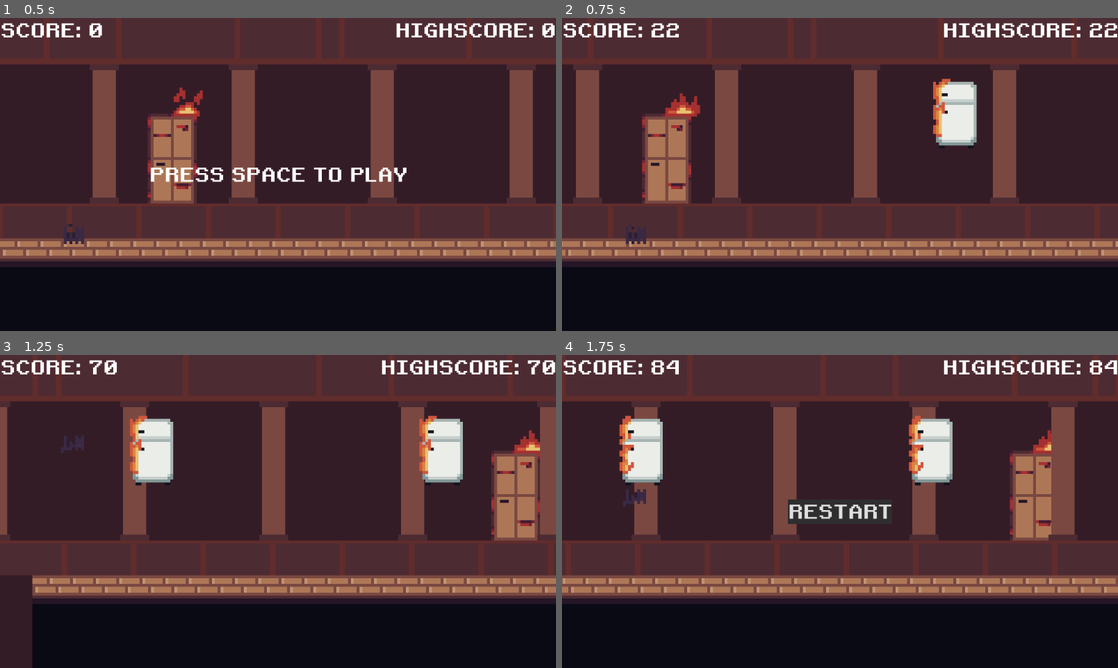
Above: before the commit, frames 1-4 (two rows, left to right).
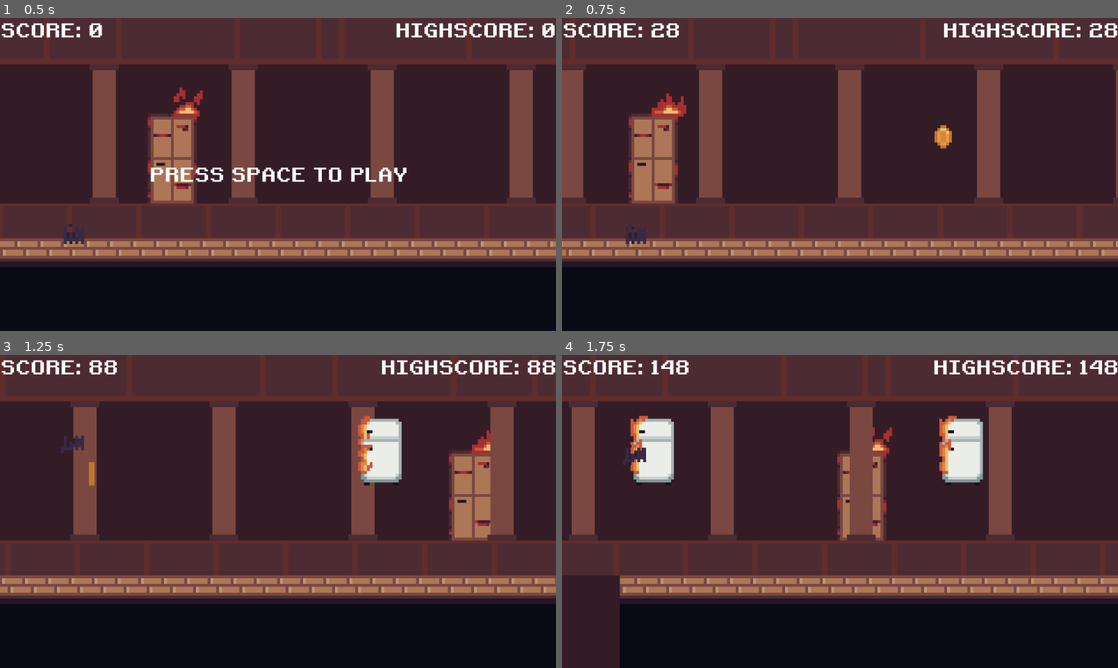
Above: after the commit, the same moments.

Repository: kurushimee/run-for-it
Game: Godot game, scene res://scenes/main.tscn
Same seed, same stepped clock (60 frames per second), same inputs: the game is played once before the commit and once after it.
Inputs:
- Up to frame 1 (0.5 s): no input
- Up to frame 2 (0.75 s): tap Space (jump) at 0.5 s
- Up to frame 3 (1.25 s): tap Space (jump) at 0.77 s
- Up to frame 4 (1.75 s): tap Space (jump) at 1.52 s

Frame 1 is identical in both runs. In frame 2, 15% of the frame differs, in the area x 0-100%, y 2-76%; in frame 3, 24%; in frame 4, 26%, in the area x 0-100%, y 1-100%.

Commit message:
Add coins

Diff:
--- a/default_bus_layout.tres
+++ b/default_bus_layout.tres
@@ -7,3 +7,9 @@
 bus/1/bypass_fx = false
 bus/1/volume_db = -15.1981
 bus/1/send = &"Master"
+bus/2/name = &"SFX"
+bus/2/solo = false
+bus/2/mute = false
+bus/2/bypass_fx = false
+bus/2/volume_db = 0.0
+bus/2/send = &"Master"
--- a/scenes/main.tscn
+++ b/scenes/main.tscn
@@ -1,17 +1,18 @@
-[gd_scene load_steps=9 format=3 uid="uid://c46u56kn4ir4y"]
+[gd_scene load_steps=10 format=3 uid="uid://c46u56kn4ir4y"]
 
 [ext_resource type="PackedScene" uid="uid://ce4x3xa1n7wsx" path="res://scenes/background.tscn" id="1_6icab"]
 [ext_resource type="PackedScene" uid="uid://c6kuvrcrxl2sr" path="res://scenes/ground.tscn" id="1_7x73t"]
 [ext_resource type="Script" path="res://scripts/main.gd" id="1_dejiq"]
 [ext_resource type="PackedScene" uid="uid://w3a6bldv8nuf" path="res://scenes/objects/fridge.tscn" id="2_3ln0l"]
 [ext_resource type="PackedScene" uid="uid://dfcsh5b7ftcru" path="res://scenes/player.tscn" id="2_rrhh7"]
+[ext_resource type="PackedScene" uid="uid://cmoxx3oim36xs" path="res://scenes/objects/coin.tscn" id="3_56a6i"]
 [ext_resource type="PackedScene" uid="uid://b2ygwns5dr211" path="res://scenes/ui/hud.tscn" id="5_mo7pu"]
 [ext_resource type="PackedScene" uid="uid://bxnp1o7kn7eyn" path="res://scenes/ui/game_over.tscn" id="7_1koxl"]
 [ext_resource type="PackedScene" uid="uid://c0waeo1kbmicg" path="res://scenes/ui/running_music.tscn" id="8_i004v"]
 
 [node name="Main" type="Node"]
 script = ExtResource("1_dejiq")
-available_obstacles = Array[PackedScene]([ExtResource("2_3ln0l")])
+available_obstacles = Array[PackedScene]([ExtResource("2_3ln0l"), ExtResource("3_56a6i")])
 
 [node name="Background" parent="." instance=ExtResource("1_6icab")]
 
--- /dev/null
+++ b/scenes/objects/coin.tscn
@@ -0,0 +1,128 @@
+[gd_scene load_steps=14 format=3 uid="uid://cmoxx3oim36xs"]
+
+[ext_resource type="Script" path="res://scripts/items/coin.gd" id="1_xhfd4"]
+[ext_resource type="Texture2D" uid="uid://bl8utxdotvswc" path="res://assets/sprites/powerups/coin.png" id="2_4pv46"]
+[ext_resource type="AudioStream" uid="uid://cvmmnn6jal01n" path="res://assets/audio/sfx/pickup-coin.wav" id="3_7f616"]
+[ext_resource type="FontFile" uid="uid://s15272omc2m3" path="res://assets/fonts/retro.ttf" id="4_keig4"]
+
+[sub_resource type="AtlasTexture" id="AtlasTexture_gvyjs"]
+atlas = ExtResource("2_4pv46")
+region = Rect2(0, 0, 8, 8)
+
+[sub_resource type="AtlasTexture" id="AtlasTexture_20jnv"]
+atlas = ExtResource("2_4pv46")
+region = Rect2(8, 0, 8, 8)
+
+[sub_resource type="AtlasTexture" id="AtlasTexture_8v72t"]
+atlas = ExtResource("2_4pv46")
+region = Rect2(16, 0, 8, 8)
+
+[sub_resource type="AtlasTexture" id="AtlasTexture_gscc5"]
+atlas = ExtResource("2_4pv46")
+region = Rect2(24, 0, 8, 8)
+
+[sub_resource type="SpriteFrames" id="SpriteFrames_k6yha"]
+animations = [{
+"frames": [{
+"duration": 1.0,
+"texture": SubResource("AtlasTexture_gvyjs")
+}, {
+"duration": 1.0,
+"texture": SubResource("AtlasTexture_20jnv")
+}, {
+"duration": 1.0,
+"texture": SubResource("AtlasTexture_8v72t")
+}, {
+"duration": 1.0,
+"texture": SubResource("AtlasTexture_gscc5")
+}, {
+"duration": 1.0,
+"texture": SubResource("AtlasTexture_8v72t")
+}, {
+"duration": 1.0,
+"texture": SubResource("AtlasTexture_20jnv")
+}, {
+"duration": 1.0,
+"texture": SubResource("AtlasTexture_gvyjs")
+}],
+"loop": true,
+"name": &"flip",
+"speed": 5.0
+}]
+
+[sub_resource type="RectangleShape2D" id="RectangleShape2D_tiug0"]
+size = Vector2(10, 10)
+
+[sub_resource type="Animation" id="Animation_ahrgs"]
+resource_name = "fade"
+tracks/0/type = "value"
+tracks/0/imported = false
+tracks/0/enabled = true
+tracks/0/path = NodePath("AmountEarned:position")
+tracks/0/interp = 1
+tracks/0/loop_wrap = true
+tracks/0/keys = {
+"times": PackedFloat32Array(0, 1),
+"transitions": PackedFloat32Array(1, 1),
+"update": 0,
+"values": [Vector2(0, -114), Vector2(500, -125)]
+}
+
+[sub_resource type="Animation" id="Animation_1hkg2"]
+length = 0.001
+tracks/0/type = "value"
+tracks/0/imported = false
+tracks/0/enabled = true
+tracks/0/path = NodePath("AmountEarned:position")
+tracks/0/interp = 1
+tracks/0/loop_wrap = true
+tracks/0/keys = {
+"times": PackedFloat32Array(0),
+"transitions": PackedFloat32Array(1),
+"update": 0,
+"values": [Vector2(0, -114)]
+}
+
+[sub_resource type="AnimationLibrary" id="AnimationLibrary_jm8ko"]
+_data = {
+"RESET": SubResource("Animation_1hkg2"),
+"fade": SubResource("Animation_ahrgs")
+}
+
+[node name="Coin" type="Area2D"]
+script = ExtResource("1_xhfd4")
+
+[node name="AnimatedSprite2D" type="AnimatedSprite2D" parent="."]
+scale = Vector2(6, 6)
+sprite_frames = SubResource("SpriteFrames_k6yha")
+animation = &"flip"
+autoplay = "flip"
+
+[node name="Sprite2D" type="Sprite2D" parent="."]
+visible = false
+scale = Vector2(6, 6)
+texture = ExtResource("2_4pv46")
+region_enabled = true
+region_rect = Rect2(0, 0, 8, 8)
+
+[node name="CollisionShape2D" type="CollisionShape2D" parent="."]
+scale = Vector2(6, 6)
+shape = SubResource("RectangleShape2D_tiug0")
+
+[node name="PickupSound" type="AudioStreamPlayer2D" parent="."]
+stream = ExtResource("3_7f616")
+bus = &"SFX"
+
+[node name="AmountEarned" type="Label" parent="."]
+visible = false
+offset_top = -114.0
+offset_right = 180.0
+offset_bottom = -30.0
+theme_override_fonts/font = ExtResource("4_keig4")
+theme_override_font_sizes/font_size = 44
+text = "+100"
+
+[node name="AnimationPlayer" type="AnimationPlayer" parent="."]
+libraries = {
+"": SubResource("AnimationLibrary_jm8ko")
+}
--- a/scenes/objects/fridge.tscn
+++ b/scenes/objects/fridge.tscn
@@ -1,52 +1,49 @@
-[gd_scene load_steps=7 format=3 uid="uid://w3a6bldv8nuf"]
+[gd_scene load_steps=9 format=3 uid="uid://w3a6bldv8nuf"]
 
+[ext_resource type="Script" path="res://scripts/items/obstacle.gd" id="1_f8dmj"]
 [ext_resource type="Texture2D" uid="uid://ka1wfn3ooco1" path="res://assets/sprites/obstacles/fridge.png" id="1_i3ty4"]
+[ext_resource type="PackedScene" uid="uid://yo4sexddq263" path="res://scenes/ui/random_fire.tscn" id="2_8otl6"]
 
-[sub_resource type="AtlasTexture" id="AtlasTexture_7nb8j"]
+[sub_resource type="AtlasTexture" id="AtlasTexture_2dfct"]
 atlas = ExtResource("1_i3ty4")
 region = Rect2(0, 0, 16, 24)
 
-[sub_resource type="AtlasTexture" id="AtlasTexture_pdx3y"]
+[sub_resource type="AtlasTexture" id="AtlasTexture_uq4fw"]
 atlas = ExtResource("1_i3ty4")
 region = Rect2(16, 0, 16, 24)
 
-[sub_resource type="AtlasTexture" id="AtlasTexture_l5idw"]
+[sub_resource type="AtlasTexture" id="AtlasTexture_3lnkx"]
 atlas = ExtResource("1_i3ty4")
 region = Rect2(32, 0, 16, 24)
 
-[sub_resource type="SpriteFrames" id="SpriteFrames_amvc1"]
+[sub_resource type="SpriteFrames" id="SpriteFrames_ts0r4"]
 animations = [{
 "frames": [{
 "duration": 1.0,
-"texture": SubResource("AtlasTexture_7nb8j")
+"texture": SubResource("AtlasTexture_2dfct")
 }, {
 "duration": 1.0,
-"texture": SubResource("AtlasTexture_pdx3y")
+"texture": SubResource("AtlasTexture_uq4fw")
 }, {
 "duration": 1.0,
-"texture": SubResource("AtlasTexture_l5idw")
+"texture": SubResource("AtlasTexture_3lnkx")
 }],
 "loop": true,
-"name": &"burning",
+"name": &"burn",
 "speed": 5.0
 }]
 
-[sub_resource type="RectangleShape2D" id="RectangleShape2D_0kpe7"]
+[sub_resource type="RectangleShape2D" id="RectangleShape2D_7vojj"]
 size = Vector2(84, 138)
 
 [node name="Fridge" type="Area2D"]
+script = ExtResource("1_f8dmj")
 
 [node name="AnimatedSprite2D" type="AnimatedSprite2D" parent="."]
 scale = Vector2(6, 6)
-sprite_frames = SubResource("SpriteFrames_amvc1")
-animation = &"burning"
-autoplay = "burning"
-frame = 2
-frame_progress = 0.835793
-
-[node name="CollisionShape2D" type="CollisionShape2D" parent="."]
-position = Vector2(0, 3)
-shape = SubResource("RectangleShape2D_0kpe7")
+sprite_frames = SubResource("SpriteFrames_ts0r4")
+animation = &"burn"
+autoplay = "burn"
 
 [node name="Sprite2D" type="Sprite2D" parent="."]
 visible = false
@@ -54,3 +51,9 @@
 texture = ExtResource("1_i3ty4")
 region_enabled = true
 region_rect = Rect2(0, 0, 16, 24)
+
+[node name="CollisionShape2D" type="CollisionShape2D" parent="."]
+position = Vector2(0, 3)
+shape = SubResource("RectangleShape2D_7vojj")
+
+[node name="RandomFire" parent="." instance=ExtResource("2_8otl6")]
--- a/scenes/player.tscn
+++ b/scenes/player.tscn
@@ -119,4 +119,5 @@
 
 [node name="JumpSound" type="AudioStreamPlayer" parent="."]
 stream = ExtResource("5_puxub")
-volume_db = -25.0
+volume_db = -20.0
+bus = &"SFX"
--- a/scenes/ui/game_over.tscn
+++ b/scenes/ui/game_over.tscn
@@ -11,10 +11,49 @@
 [sub_resource type="StyleBoxFlat" id="StyleBoxFlat_mc5sx"]
 bg_color = Color(0.473976, 0.473976, 0.473976, 1)
 
+[sub_resource type="Animation" id="Animation_j72ln"]
+resource_name = "float"
+length = 0.5
+loop_mode = 2
+tracks/0/type = "value"
+tracks/0/imported = false
+tracks/0/enabled = true
+tracks/0/path = NodePath(".:position")
+tracks/0/interp = 1
+tracks/0/loop_wrap = true
+tracks/0/keys = {
+"times": PackedFloat32Array(0, 0.5),
+"transitions": PackedFloat32Array(1, -2),
+"update": 0,
+"values": [Vector2(0, 548), Vector2(0, 545)]
+}
+
+[sub_resource type="Animation" id="Animation_4qnw6"]
+length = 0.001
+tracks/0/type = "value"
+tracks/0/imported = false
+tracks/0/enabled = true
+tracks/0/path = NodePath(".:position")
+tracks/0/interp = 1
+tracks/0/loop_wrap = true
+tracks/0/keys = {
+"times": PackedFloat32Array(0),
+"transitions": PackedFloat32Array(1),
+"update": 0,
+"values": [Vector2(542, 548)]
+}
+
+[sub_resource type="AnimationLibrary" id="AnimationLibrary_xbulx"]
+_data = {
+"RESET": SubResource("Animation_4qnw6"),
+"float": SubResource("Animation_j72ln")
+}
+
 [node name="GameOver" type="CanvasLayer"]
 process_mode = 2
 
 [node name="Button" type="Button" parent="."]
+custom_minimum_size = Vector2(250, 60)
 anchors_preset = 8
 anchor_left = 0.5
 anchor_top = 0.5
@@ -27,8 +66,52 @@
 grow_horizontal = 2
 grow_vertical = 2
 theme_override_fonts/font = ExtResource("1_c1gf1")
-theme_override_font_sizes/font_size = 40
+theme_override_font_sizes/font_size = 44
 theme_override_styles/normal = SubResource("StyleBoxFlat_tb12c")
 theme_override_styles/hover = SubResource("StyleBoxFlat_xap13")
 theme_override_styles/pressed = SubResource("StyleBoxFlat_mc5sx")
 text = "RESTART"
+
+[node name="Earned" type="Label" parent="."]
+anchors_preset = 14
+anchor_top = 0.5
+anchor_right = 1.0
+anchor_bottom = 0.5
+offset_top = -124.0
+offset_bottom = -40.0
+grow_horizontal = 2
+grow_vertical = 2
+theme_override_colors/font_color = Color(1, 0.787474, 0.356183, 1)
+theme_override_colors/font_shadow_color = Color(1, 0.611765, 0, 1)
+theme_override_constants/shadow_outline_size = 4
+theme_override_fonts/font = ExtResource("1_c1gf1")
+theme_override_font_sizes/font_size = 66
+text = "+100$"
+horizontal_alignment = 1
+vertical_alignment = 1
+
+[node name="Money" type="Label" parent="."]
+anchors_preset = 7
+anchor_left = 0.5
+anchor_top = 1.0
+anchor_right = 0.5
+anchor_bottom = 1.0
+offset_left = 542.0
+offset_top = 548.0
+offset_right = 1694.0
+offset_bottom = 604.0
+grow_horizontal = 2
+grow_vertical = 0
+size_flags_horizontal = 4
+theme_override_colors/font_color = Color(1.44392e-06, 0.848658, 0.380239, 1)
+theme_override_fonts/font = ExtResource("1_c1gf1")
+theme_override_font_sizes/font_size = 44
+text = "0$"
+horizontal_alignment = 1
+vertical_alignment = 1
+
+[node name="AnimationPlayer" type="AnimationPlayer" parent="Money"]
+libraries = {
+"": SubResource("AnimationLibrary_xbulx")
+}
+autoplay = "float"
--- /dev/null
+++ b/scenes/ui/random_fire.tscn
@@ -0,0 +1,27 @@
+[gd_scene load_steps=6 format=3 uid="uid://yo4sexddq263"]
+
+[ext_resource type="AudioStream" uid="uid://d332ipwc0mjh5" path="res://assets/audio/sfx/fire/burning-wood-2.wav" id="1_4jokk"]
+[ext_resource type="AudioStream" uid="uid://cunbfle74syrn" path="res://assets/audio/sfx/fire/fireburn.wav" id="2_kabrm"]
+[ext_resource type="AudioStream" uid="uid://b7tyxrgr7wqyv" path="res://assets/audio/sfx/fire/newspaper-burning.wav" id="3_26wko"]
+[ext_resource type="AudioStream" uid="uid://bjspeju061upm" path="res://assets/audio/sfx/fire/fireplace-burning.wav" id="4_ovm8g"]
+
+[sub_resource type="AudioStreamRandomizer" id="AudioStreamRandomizer_l7aji"]
+playback_mode = 1
+random_pitch = 5.0
+random_volume_offset_db = 5.0
+streams_count = 4
+stream_0/stream = ExtResource("1_4jokk")
+stream_0/weight = 1.0
+stream_1/stream = ExtResource("2_kabrm")
+stream_1/weight = 1.0
+stream_2/stream = ExtResource("3_26wko")
+stream_2/weight = 1.0
+stream_3/stream = ExtResource("4_ovm8g")
+stream_3/weight = 1.0
+
+[node name="RandomFire" type="AudioStreamPlayer2D"]
+stream = SubResource("AudioStreamRandomizer_l7aji")
+volume_db = -5.0
+autoplay = true
+max_distance = 1000.0
+bus = &"SFX"
--- /dev/null
+++ b/scripts/game_manager.gd
@@ -0,0 +1,3 @@
+extends Node
+
+signal game_ended
--- /dev/null
+++ b/scripts/items/coin.gd
@@ -0,0 +1,17 @@
+class_name Coin
+
+extends Item
+
+
+func interact() -> void:
+	$PickupSound.play()
+	$AnimatedSprite2D.hide()
+	$AnimationPlayer.play("fade")
+
+	var earned: int = randi_range(10, 40) * (main.speed / main.START_SPEED)
+	main.earned += earned
+
+	$AmountEarned.position.x += randi_range(-10, 10)
+	$AmountEarned.position.y += randi_range(-10, 10)
+	$AmountEarned.text = "+" + str(earned)
+	$AmountEarned.show()
--- /dev/null
+++ b/scripts/items/item.gd
@@ -0,0 +1,21 @@
+class_name Item
+
+extends Area2D
+
+var main: Node
+
+
+# Called when player enters item's collider
+func on_hit(body: Object) -> void:
+	if body.name == "Player":
+		interact()
+
+
+# Removes the item
+func remove() -> void:
+	main.remove_obstacle(self)
+
+
+# Custom item functionality on player collision
+func interact() -> void:
+	pass
--- /dev/null
+++ b/scripts/items/obstacle.gd
@@ -0,0 +1,7 @@
+class_name Obstacle
+
+extends Item
+
+
+func interact() -> void:
+	get_parent().end_game()
--- a/scripts/main.gd
+++ b/scripts/main.gd
@@ -1,7 +1,7 @@
 extends Node
 
 @export var available_obstacles: Array[PackedScene]
-var obstacles: Array[Area2D]
+var obstacles: Array[Item]
 
 # Initial positions
 const PLAYER_START_POS := Vector2i(150, 444)
@@ -12,9 +12,13 @@
 const SCORE_MODIFIER := 10
 var high_score: int
 
+# Money
+var money := 0
+var earned: int
+
 # Player moving speed
 var speed: float
-const START_SPEED := 10.0
+const START_SPEED := 12.0
 const MAX_SPEED := 25.0
 const PROSTO_SPEED := 100
 const SPEED_MODIFIER := 5000
@@ -25,7 +29,7 @@
 var difficulty: int
 const MAX_DIFFICULTY := 2
 
-var last_obstacle: Area2D
+var last_obstacle: Item
 
 var ground_height: int
 var ground_scale: int
@@ -76,6 +80,7 @@
 	# Reset variables
 	speed = START_SPEED
 	score = 0
+	earned = 0
 	show_score()
 	get_tree().paused = false
 	game_running = false
@@ -116,7 +121,7 @@
 			if last_obstacle.position.x >= score + randi_range(300, 500):
 				return
 	var obstacle_type := available_obstacles[randi() % available_obstacles.size()]
-	var obstacle: Area2D
+	var obstacle: Item
 
 	var max_obstacles := difficulty + 1
 	for i in randi() % max_obstacles + 1:
@@ -139,9 +144,10 @@
 		add_obstacle(obstacle, obstacle_x, obstacle_y)
 
 
-func add_obstacle(obstacle: Area2D, x: int, y: int) -> void:
+func add_obstacle(obstacle: Item, x: int, y: int) -> void:
 	obstacle.position = Vector2i(x, y)
-	obstacle.body_entered.connect(hit_obstacle)
+	obstacle.main = self
+	obstacle.body_entered.connect(obstacle.on_hit)
 	last_obstacle = obstacle
 	add_child(obstacle)
 	obstacles.append(obstacle)
@@ -152,11 +158,6 @@
 	obstacle.queue_free()
 
 
-func hit_obstacle(body: Object) -> void:
-	if body.name == "Player":
-		end_game()
-
-
 func adjust_difficulty() -> void:
 	difficulty = clamp(score / SPEED_MODIFIER, 0, MAX_DIFFICULTY)
 
@@ -164,5 +165,16 @@
 func end_game() -> void:
 	get_tree().paused = true
 	game_running = false
+	$RunningMusic/AnimationPlayer.play("fade_out")
+
+	# Calculate money reward for the run
+	var final_score: int = score / SCORE_MODIFIER / 10  # Calculate how much player gets from just running
+	var run_reward: int = final_score * (speed / START_SPEED)  # Add speed bonus to the ran amount
+	earned += run_reward
+	if earned < money:
+		earned *= 1 + (1 - earned / money)
+	money += earned
+
+	$GameOver/Earned.text = "+" + str(earned) + "$"
+	$GameOver/Money.text = str(money) + "$"
 	$GameOver.show()
-	$RunningMusic/AnimationPlayer.play("fade_out")
Not shown, added: assets/audio/sfx/fire/burning-wood-2.wav.import
Not shown, added: assets/audio/sfx/fire/fireburn.wav.import
Not shown, added: assets/audio/sfx/fire/fireplace-burning.wav.import
Not shown, added: assets/audio/sfx/fire/newspaper-burning.wav.import
Not shown, added: assets/audio/sfx/pickup-coin.wav.import
Binary file added: assets/sprites/powerups/coin.png
Not shown, added: assets/sprites/powerups/coin.png.import
Not shown: 1 places in scenes/ui/game_over.tscn that only renumber resources
Not shown, added: assets/audio/sfx/fire/burning-wood-2.wav
Not shown, added: assets/audio/sfx/fire/fireburn.wav
Not shown, added: assets/audio/sfx/fire/fireplace-burning.wav
Not shown, added: assets/audio/sfx/fire/newspaper-burning.wav
(and 1 more such lines)
